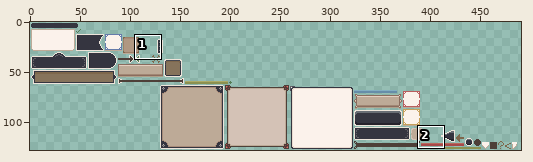
Sprite sheet, stored at assets/UIPack/UIPack.png. Above: a wide view before the commit, with the close-up outlined.
Close-up. Earlier state:
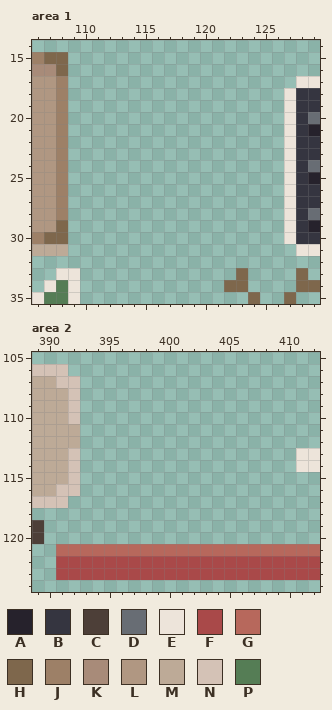
The file is 256x128 pixels. Colours within 5 levels of each other are drawn and written as one. Shown: area 1: x 106..129, y 14..35; area 2: x 389..412, y 105..124. The old version is drawn lined up with the new one. The wide view leaves out empty margins. The commit also changed other parts of the picture, which this record leaves out.
Palette (. is transparent): A #26222c  B #353540  C #4d3f38  D #686d74  E #ede4da  F #a94949  G #b7685c  H #7e674c  J #9d8067  K #a88b79  L #b09782  M #bdaa97  N #d4c2b6  P #557d55
Pixels before, area 1, first column x 106:
15 JHH.....................
16 KKH.....................
17 LLJ...................EE
18 LLJ..................EBB
19 LLJ..................EBB
20 LLJ..................EBD
21 LLJ..................EBA
22 LLJ..................EBB
23 LLJ..................EBB
24 LLJ..................EBD
25 LLJ..................EBA
26 LLJ..................EBB
27 LLJ..................EBB
28 LLJ..................EBD
29 LLH..................EBA
30 JHH..................EBB
31 MMM...................EE
32 ........................
33 ..EE.............H....H.
34 .EPE............HH....HH
35 EPPE..............H..H..
Pixels before, area 2, first column x 389:
106 NNN.....................
107 MMNN....................
108 MMMN....................
109 MMMN....................
110 MMMN....................
111 MMMM....................
112 MMMM....................
113 MMMN..................EE
114 MMMN..................EE
115 MMMN....................
116 MMNN....................
117 NNN.....................
118 ........................
119 C.......................
120 C.......................
121 ..GGGGGGGGGGGGGGGGGGGGGG
122 ..FFFFFFFFFFFFFFFFFFFFFF
123 ..FFFFFFFFFFFFFFFFFFFFFF
The same view after the edit:
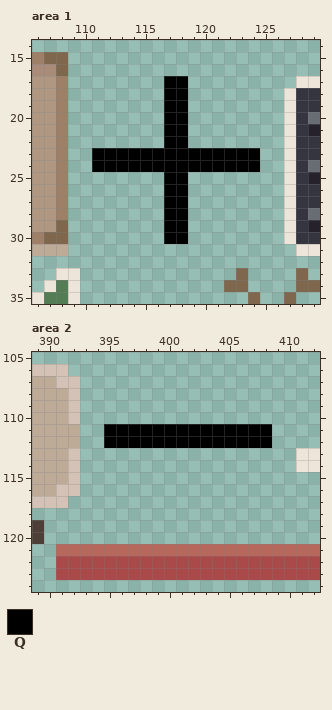
Colours new in this view: Q #000000
The edit:
{"change": "canvas 256x128 -> 512x128; drawings rearranged on the sheet (the old picture shows each at its new place)"}
{"where": "area 1"}
{"y":17,"x":117,"old":"..","new":"QQ"}
{"y":18,"x":117,"old":"..","new":"QQ"}
{"y":19,"x":117,"old":"..","new":"QQ"}
{"y":20,"x":117,"old":"..","new":"QQ"}
{"y":21,"x":117,"old":"..","new":"QQ"}
{"y":22,"x":117,"old":"..","new":"QQ"}
{"y":23,"x":111,"old":"..............","new":"QQQQQQQQQQQQQQ"}
{"y":24,"x":111,"old":"..............","new":"QQQQQQQQQQQQQQ"}
{"y":25,"x":117,"old":"..","new":"QQ"}
{"y":26,"x":117,"old":"..","new":"QQ"}
{"y":27,"x":117,"old":"..","new":"QQ"}
{"y":28,"x":117,"old":"..","new":"QQ"}
{"y":29,"x":117,"old":"..","new":"QQ"}
{"y":30,"x":117,"old":"..","new":"QQ"}
{"where": "area 2"}
{"y":111,"x":395,"old":"..............","new":"QQQQQQQQQQQQQQ"}
{"y":112,"x":395,"old":"..............","new":"QQQQQQQQQQQQQQ"}
{"label":"added","picture_box":[92,76,260,244]}
{"label":"added","picture_box":[104,424,272,448]}
